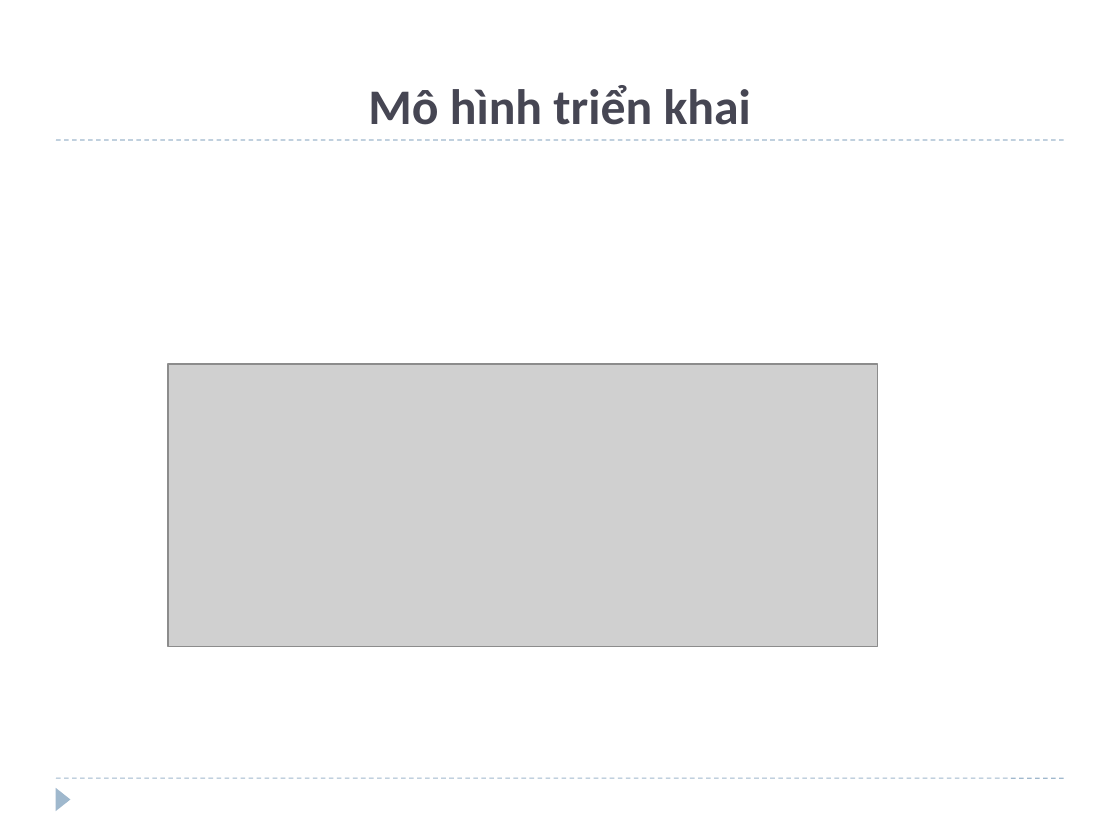
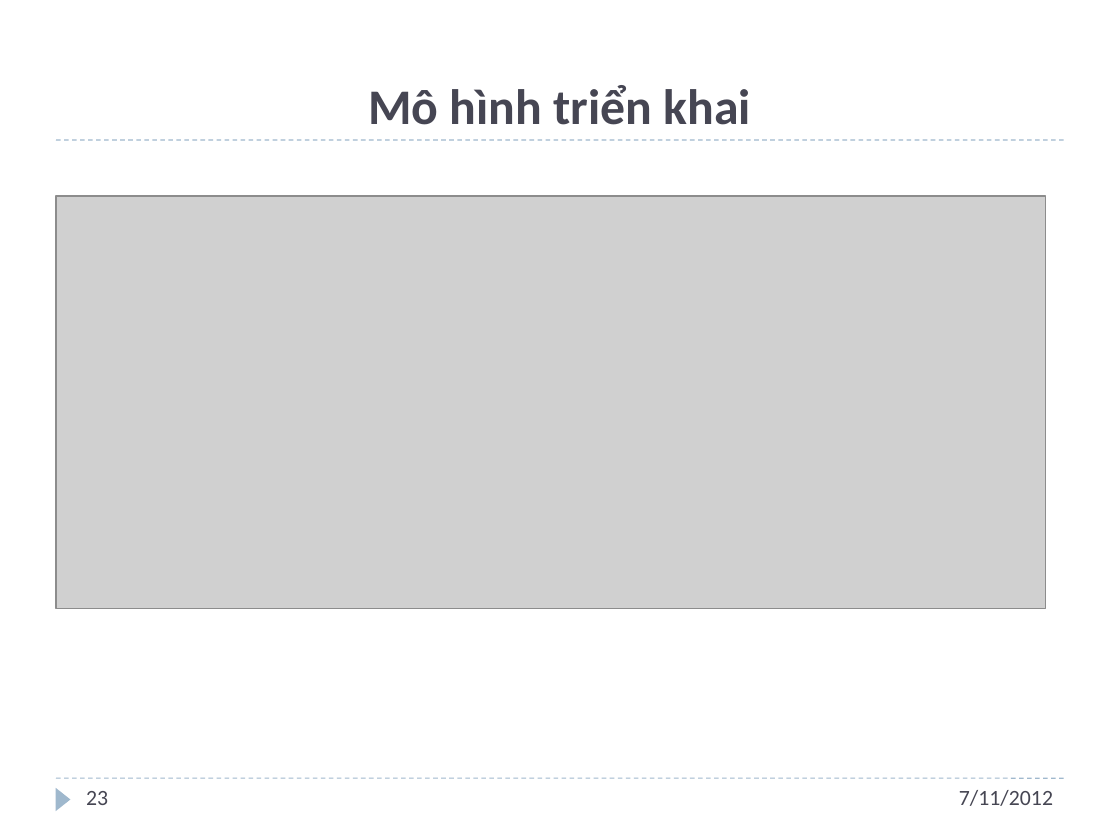
Before and after one commit to andungtra/he-thong-quan-ly-tuong-tac, a slide deck: slide 23 of Report/ppt/Presentation.pptx (slide 13 before the commit). Drawn at 1120x840 pixels with LibreOffice and Linux fonts; fonts in the diff are those of the drawing; grey boxes stand for pictures; background and template pictures are left out. Boxes give left, top, right and bottom in pixels: in the first picture for what was removed or moved away, otherwise in the second. Text is boxed around its words. In the diff, an @@ line names an element or a change of style, - is before the commit and + after.

```diff
--- a/Report/ppt/Presentation.pptx
+++ b/Report/ppt/Presentation.pptx
@@ picture: place and size @@
-picture at [168,364,877,646]
+picture at [56,196,1045,609]
@@ page number added at [86,791,108,805], 14 pt, text #464653 @@
+23
@@ text added at [959,790,1053,806], 14 pt, text #464653 @@
+7/11/2012
```
Also in this commit, not shown: 15 other slides changed, 17 slides added, 6 slides removed.
